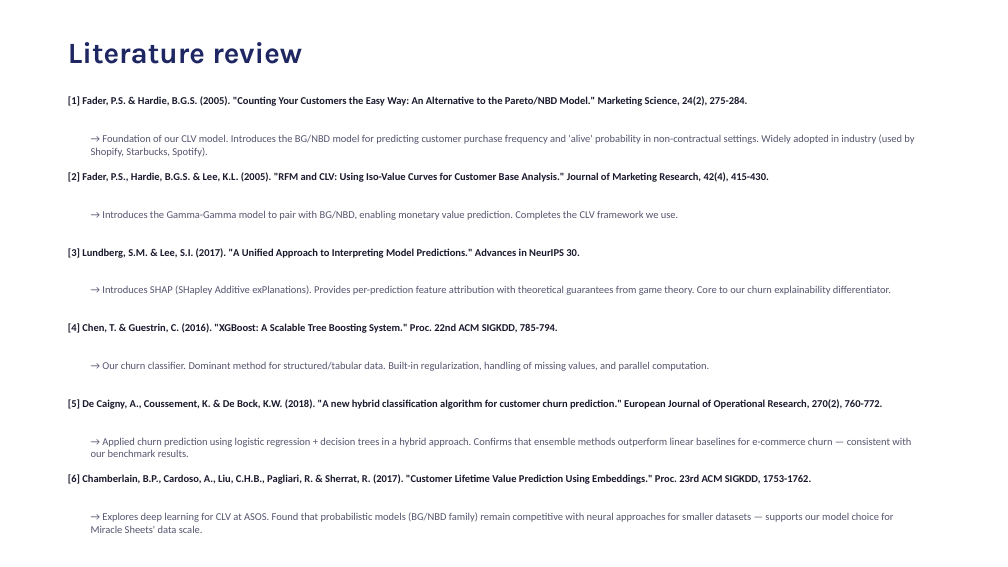
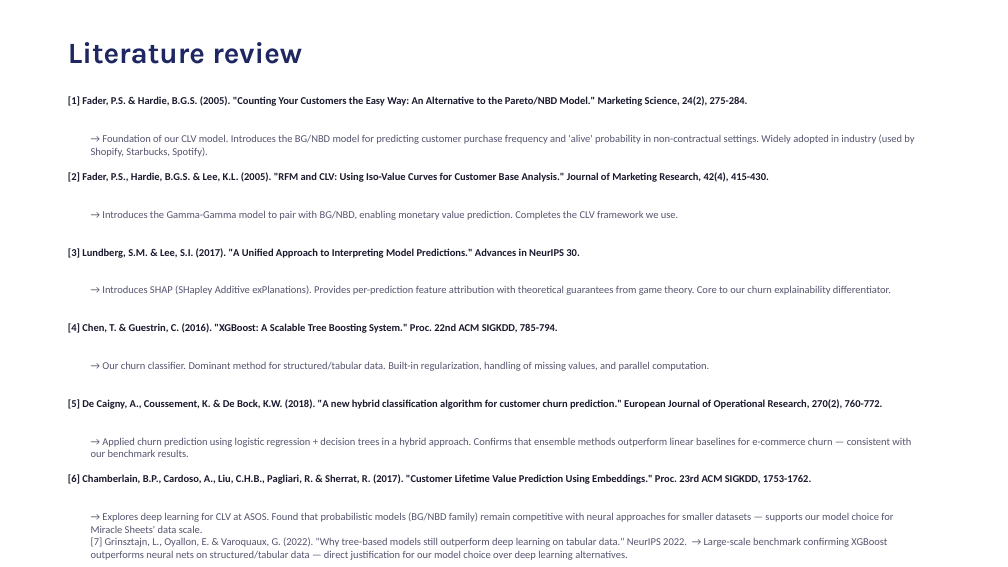
Before and after one commit to giulia-bono/retentioniq, a slide deck: slide 5 of RetentionIQ_Technical_Deck.pptx. Drawn at 1008x567 pixels with LibreOffice and Linux fonts; fonts in the diff are those of the drawing. Boxes give left, top, right and bottom in pixels: in the first picture for what was removed or moved away, otherwise in the second. Text is boxed around its words. In the diff, an @@ line names an element or a change of style, - is before the commit and + after.

```diff
--- a/RetentionIQ_Technical_Deck.pptx
+++ b/RetentionIQ_Technical_Deck.pptx
@@ text at box(91, 512, 893, 560): text changed @@
-→ Explores deep learning for CLV at ASOS. Found that probabilistic models (BG/NBD family) remain competitive with neural approaches for smaller datasets — supports our model choice for Miracle Sheets' data scale.
+→ Explores deep learning for CLV at ASOS. Found that probabilistic models (BG/NBD family) remain competitive with neural approaches for smaller datasets — supports our model choice for Miracle Sheets' data scale.
+[7] Grinsztajn, L., Oyallon, E. & Varoquaux, G. (2022). "Why tree-based models still outperform deep learning on tabular data." NeurIPS 2022. → Large-scale benchmark confirming XGBoost outperforms neural nets on structured/tabular data — direct justification for our model choice over deep learning alternatives.
```
Also in this commit, not shown: 6 other slides changed, 2 other files.
